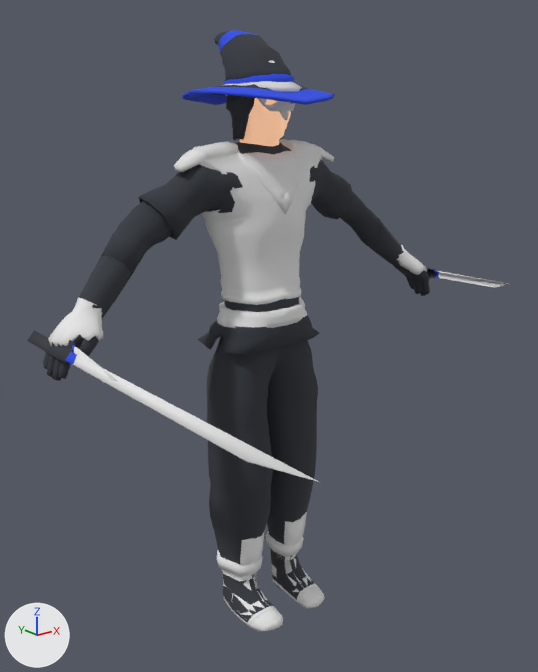
Before and after pictures for a commit that changed the glTF model data/assets/Blender/BaseHumanoid.glb.
Camera for both pictures: a 50 mm lens placed at (-1.74, -2.22, 2.04), pointed at (-0.19, -0.28, 1.27). Arrows for +X, +Y and +Z are at lower left; the lights stay in place. The picture after the commit comes second.

Names of what the first picture shows: 'Body', 'Cube.001', 'GuardBoots', 'GuardChest', 'GuardGloves', 'GuardHead', 'GuardPants', 'Pants', 'Sandals', 'Shirt', 'WizardHat' and 2 more.
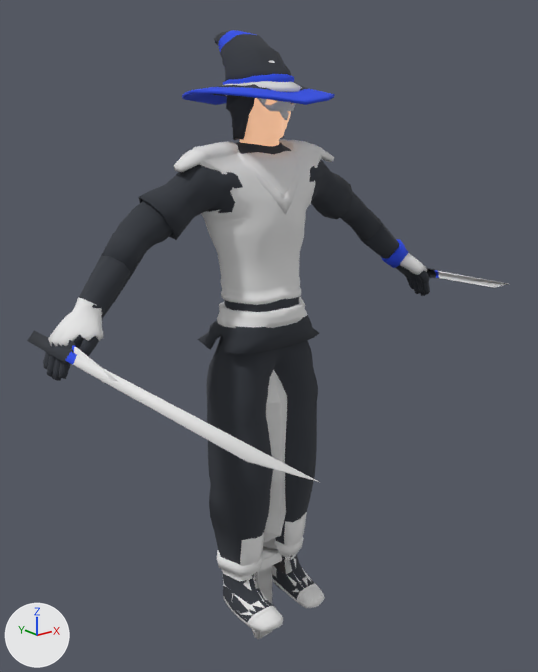
Pixel boxes (x1, y1, x2, y2) of what changed, in the pictures (538 x 672 px):
'placeholder_club', added: after (251, 370, 287, 639)
'placeholder_sword2', added: after (258, 538, 278, 638)
'FairyBand', added: after (381, 239, 409, 268)
'placeholder_sword', added (mostly hidden): after (257, 553, 282, 572)

The change in detail:
Mesh me_guardgloves_001 is new.
It has 54 vertices, 108 faces and spans x 0.6596..0.7858, y -0.0797..0.0431, z 1.3258..1.4487.
It uses material mat_material_004 (blue #2d4de7).
Mesh me_cube_002 is new.
It has 86 vertices, 168 faces and spans x -0.211..0.192, y -0.134..0.134, z -0.26..1.12.
Mesh me_placeholder_sword2 is new.
It has 60 vertices, 116 faces and spans x -0.12..0.13, y -0.05..0.05, z -0.26..1.73.
Mesh me_placeholder_sword is new.
It has 60 vertices, 116 faces and spans x -0.07..0.08, y -0.05..0.05, z -0.26..1.73.
Object 'FairyBand' (ob_fairyband) is new; it shows me_guardgloves_001.
Its location is (0.002, -0.003, 0.022).
Object 'placeholder_club' (ob_placeholder_club) is new; it shows me_cube_002.
Its location is (0.0, 0.0, 0.0).
Object 'placeholder_sword2' (ob_placeholder_sword2) is new; it shows me_placeholder_sword2.
Its location is (0.0, 0.0, 0.0).
Object 'placeholder_sword' (ob_placeholder_sword) is new; it shows me_placeholder_sword.
Its location is (0.0, 0.0, 0.0).
